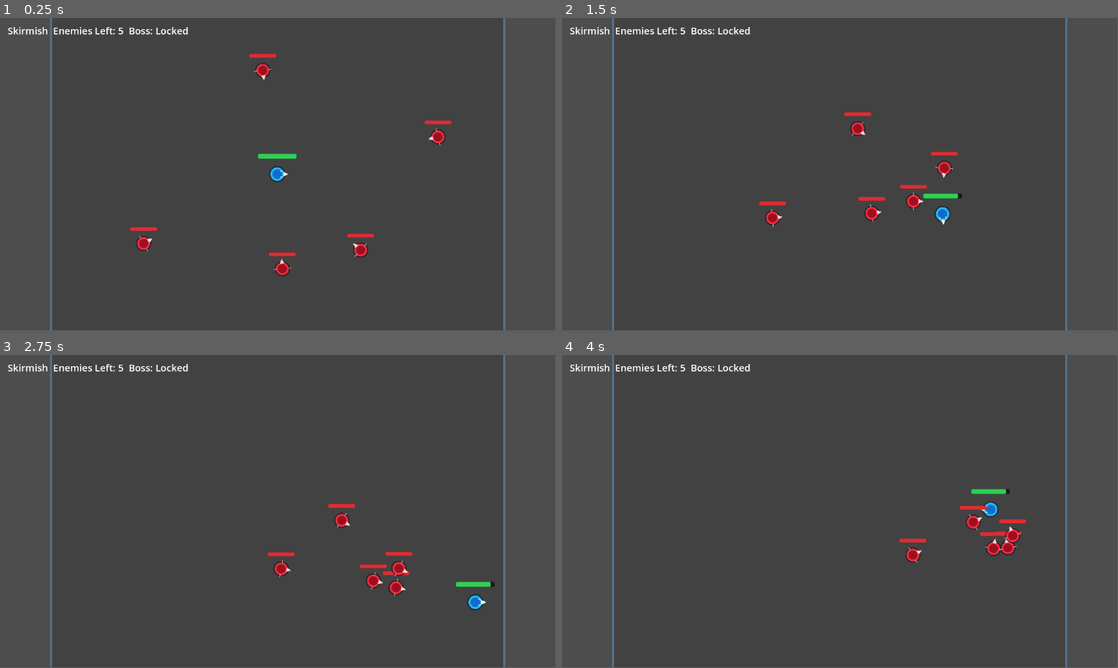
Above: before the commit, frames 1-4 (two rows, left to right).
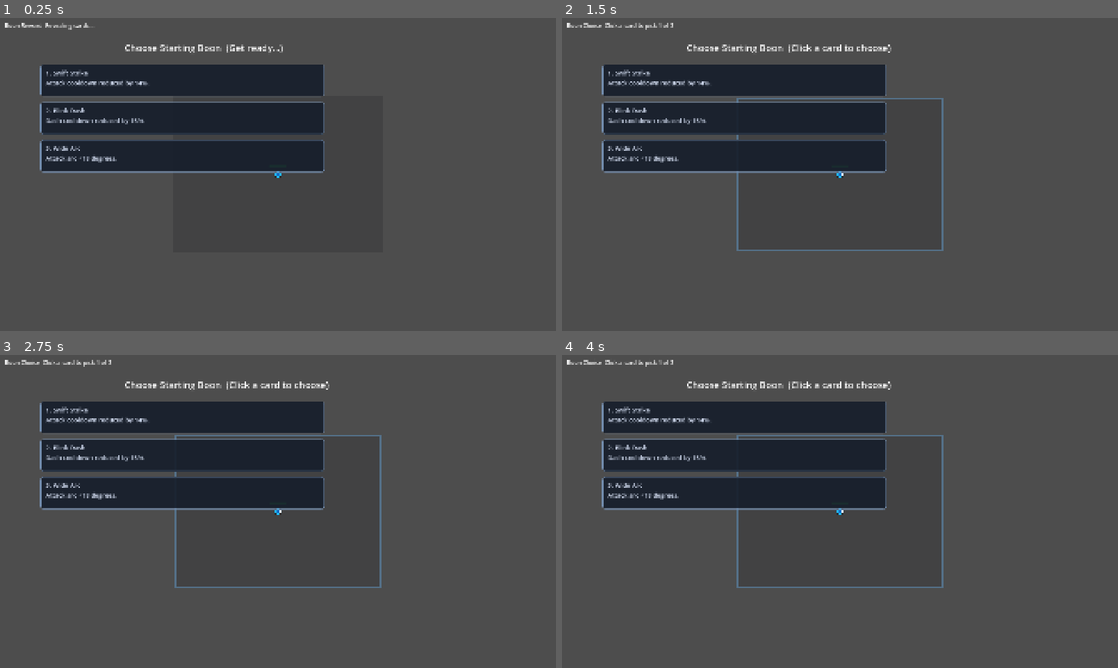
Above: after the commit, the same moments.

Repository: Excellund/AbyssalDescent
Game: Godot game, scene res://scenes/Main.tscn
The game is run twice, just before and just after one commit, with the same random seed, the same clock (stepped at 60 frames per second) and the same inputs.
Inputs (mouse positions are in pixels of both pictures, inside the frame that each line leads up to):
- Up to frame 1 (0.25 s): no input
- Up to frame 2 (1.5 s): tap A (move_left) at 0.5, 1.25 s; move the mouse to (962, 158) at 0.52 s; hold D (move_right) 0.53-1.28 s; click (962, 158) at 0.6 s; tap Space (dash) at 0.8, 1.35 s; move the mouse to (728, 190) at 1.27 s; hold S (move_down) from 1.28 s (still down)
- Up to frame 3 (2.75 s): click (166, 527) at 1.55 s; tap A (move_left) at 2 s; move the mouse to (333, 442) at 2.02 s; release S (move_down) at 2.03 s; hold D (move_right) from 2.03 s (still down); click (333, 442) at 2.1 s; tap Space (dash) at 2.3 s
- Up to frame 4 (4 s): tap A (move_left) at 2.75, 3.5 s; move the mouse to (812, 574) at 2.77 s; release D (move_right) at 2.78 s; hold W (move_up) 2.78-3.53 s; tap Space (dash) at 2.85, 3.8 s; click (812, 574) at 3.05 s; move the mouse to (1006, 558) at 3.52 s; hold A (move_left) from 3.53 s (still down); tap E (interact) at 3.6 s
In our replay, the window is 799x449 before the commit and 800x450 after it. These sizes can differ from the game's own. Grey fills any space a smaller window leaves; there, only what the larger window draws over its background counts as a difference.

The runs differ from the first frame. In frame 1, 18% of the frame differs, in the area x 0-91%, y 0-100%; in frame 2, 19%; in frame 3, 19%; in frame 4, 19%.

Commit message:
feat: add boons, camera fixes, and 1080p settings

Diff:
--- a/project.godot
+++ b/project.godot
@@ -14,6 +14,13 @@
 run/main_scene="uid://duxot7tpxkfg6"
 config/features=PackedStringArray("4.6", "GL Compatibility")
 config/icon="res://icon.svg"
+
+[display]
+
+window/size/viewport_width=1920
+window/size/viewport_height=1080
+window/stretch/mode="canvas_items"
+window/stretch/aspect="expand"
 
 [input]
 
--- a/scripts/player.gd
+++ b/scripts/player.gd
@@ -187,6 +187,28 @@
 func is_dead() -> bool:
 	return health_state.is_dead()
 
+func apply_boon(boon_id: String) -> void:
+	match boon_id:
+		"swift_strike":
+			attack_cooldown = maxf(0.08, attack_cooldown * 0.86)
+		"heavy_blow":
+			attack_damage += 8
+		"wide_arc":
+			attack_arc_degrees = clampf(attack_arc_degrees + 18.0, 60.0, 240.0)
+		"long_reach":
+			attack_range += 14.0
+		"fleet_foot":
+			max_speed += 18.0
+		"blink_dash":
+			dash_cooldown = maxf(0.12, dash_cooldown * 0.85)
+		"iron_skin":
+			if health_state != null:
+				health_state.max_health += 20
+				health_state.set_health(health_state.current_health + 20)
+				max_health = health_state.max_health
+		_:
+			pass
+
 func _perform_melee_attack(attack_direction: Vector2) -> bool:
 	var did_hit := false
 	var max_angle_radians := deg_to_rad(attack_arc_degrees * 0.5)
--- a/scripts/player_camera.gd
+++ b/scripts/player_camera.gd
@@ -12,12 +12,17 @@
 @export var velocity_deadzone: float = 24.0
 @export var mouse_deadzone: float = 28.0
 @export var input_smoothing_speed: float = 14.0
+@export var zoom_lerp_speed: float = 10.0
+@export var min_zoom: float = 0.75
+@export var max_zoom: float = 3.0
+@export var visible_edge_margin: float = 10.0
 
 var target_body: CharacterBody2D
 var smoothed_velocity_offset: Vector2 = Vector2.ZERO
 var smoothed_mouse_offset: Vector2 = Vector2.ZERO
 var camera_mode: int = MODE_FOLLOW
 var static_center_global: Vector2 = Vector2.ZERO
+var target_zoom: Vector2 = Vector2.ONE
 
 func _ready() -> void:
 	target_body = get_parent() as CharacterBody2D
@@ -27,6 +32,7 @@
 	if is_instance_valid(target_body):
 		global_position = target_body.global_position
 		static_center_global = global_position
+	target_zoom = zoom
 	make_current()
 
 func _physics_process(delta: float) -> void:
@@ -58,6 +64,9 @@
 
 	var blend := 1.0 - exp(-position_lerp_speed * delta)
 	global_position = global_position.lerp(desired_position, blend)
+	var zoom_blend := 1.0 - exp(-zoom_lerp_speed * delta)
+	zoom = zoom.lerp(target_zoom, zoom_blend)
+	_ensure_target_visible()
 
 func set_follow_mode() -> void:
 	camera_mode = MODE_FOLLOW
@@ -67,7 +76,68 @@
 	static_center_global = center_global
 
 func set_world_bounds(bounds_rect: Rect2) -> void:
-	limit_left = int(floor(bounds_rect.position.x))
-	limit_top = int(floor(bounds_rect.position.y))
-	limit_right = int(ceil(bounds_rect.position.x + bounds_rect.size.x))
-	limit_bottom = int(ceil(bounds_rect.position.y + bounds_rect.size.y))
+	var viewport_size := get_viewport_rect().size
+	if viewport_size.x <= 0.0 or viewport_size.y <= 0.0:
+		return
+
+	var fit_zoom := maxf(bounds_rect.size.x / viewport_size.x, bounds_rect.size.y / viewport_size.y)
+	fit_zoom = clampf(fit_zoom, min_zoom, max_zoom)
+	target_zoom = Vector2(fit_zoom, fit_zoom)
+
+	var half_view := viewport_size * 0.5 * fit_zoom
+	var left := bounds_rect.position.x + half_view.x
+	var right := bounds_rect.position.x + bounds_rect.size.x - half_view.x
+	if left > right:
+		var center_x := bounds_rect.position.x + bounds_rect.size.x * 0.5
+		left = center_x
+		right = center_x
+
+	var top := bounds_rect.position.y + half_view.y
+	var bottom := bounds_rect.position.y + bounds_rect.size.y - half_view.y
+	if top > bottom:
+		var center_y := bounds_rect.position.y + bounds_rect.size.y * 0.5
+		top = center_y
+		bottom = center_y
+
+	limit_left = int(floor(left))
+	limit_right = int(ceil(right))
+	limit_top = int(floor(top))
+	limit_bottom = int(ceil(bottom))
+
+func _ensure_target_visible() -> void:
+	if not is_instance_valid(target_body):
+		return
+
+	var viewport_size := get_viewport_rect().size
+	if viewport_size.x <= 0.0 or viewport_size.y <= 0.0:
+		return
+
+	var half_view := viewport_size * 0.5 * zoom
+	var min_visible := global_position - half_view + Vector2.ONE * visible_edge_margin
+	var max_visible := global_position + half_view - Vector2.ONE * visible_edge_margin
+
+	var changed := false
+	if target_body.global_position.x < min_visible.x:
+		global_position.x = target_body.global_position.x + half_view.x - visible_edge_margin
+		changed = true
+	elif target_body.global_position.x > max_visible.x:
+		global_position.x = target_body.global_position.x - half_view.x + visible_edge_margin
+		changed = true
+
+	if target_body.global_position.y < min_visible.y:
+		global_position.y = target_body.global_position.y + half_view.y - visible_edge_margin
+		changed = true
+	elif target_body.global_position.y > max_visible.y:
+		global_position.y = target_body.global_position.y - half_view.y + visible_edge_margin
+		changed = true
+
+	if changed:
+		_clamp_to_limits()
+
+func _clamp_to_limits() -> void:
+	var min_x := minf(float(limit_left), float(limit_right))
+	var max_x := maxf(float(limit_left), float(limit_right))
+	var min_y := minf(float(limit_top), float(limit_bottom))
+	var max_y := maxf(float(limit_top), float(limit_bottom))
+	global_position.x = clampf(global_position.x, min_x, max_x)
+	global_position.y = clampf(global_position.y, min_y, max_y)
--- a/scripts/world_generator.gd
+++ b/scripts/world_generator.gd
@@ -19,6 +19,9 @@
 @export var door_distance_from_center: float = 290.0
 @export var door_use_radius: float = 72.0
 @export var camera_room_margin: Vector2 = Vector2(160.0, 120.0)
+@export var boon_choice_count: int = 3
+@export var camera_player_margin: float = 18.0
+@export var boon_reveal_duration: float = 0.22
 
 var player: Node2D
 var player_camera: Camera2D
@@ -33,22 +36,49 @@
 var choosing_next_room: bool = false
 var run_cleared: bool = false
 
+var boon_selection_active: bool = false
+var boon_title_text: String = ""
+var boon_choices: Array[Dictionary] = []
+var pending_initial_boon: bool = false
+var boons_taken: Array[String] = []
+var boon_confirm_lock_time: float = 0.0
+var boon_hovered_index: int = -1
+var boon_reveal_time: float = 0.0
+
 var current_room_size: Vector2 = Vector2.ZERO
 var current_room_static_camera: bool = true
 var current_room_label: String = ""
 var door_options: Array[Dictionary] = []
+
+var boon_layer: CanvasLayer
+var boon_title_label: Label
+var boon_card_panels: Array[Panel] = []
+var boon_card_labels: Array[Label] = []
+var boon_card_rects: Array[Rect2] = []
 
 func _ready() -> void:
 	rng.randomize()
 	player = get_node_or_null(player_path) as Node2D
 	if is_instance_valid(player):
 		player_camera = player.get_node_or_null("Camera2D") as Camera2D
-	_begin_room(_build_skirmish_profile(room_depth))
+
+	current_room_size = room_base_size
+	current_room_label = "Starting Chamber"
+	_apply_camera_bounds_for_room(current_room_size)
 	_create_hud()
+	_create_boon_ui()
+	_open_boon_selection("Choose Starting Boon", true)
 	queue_redraw()
 
-func _process(_delta: float) -> void:
+func _process(delta: float) -> void:
+	if boon_selection_active:
+		_update_boon_selection_input(delta)
+		_update_hud()
+		queue_redraw()
+		return
+
 	_keep_player_inside_current_room()
+	_keep_player_inside_camera_view()
 	_try_use_door()
 	_update_encounter_state()
 	_update_camera_mode()
@@ -64,6 +94,22 @@
 	player.global_position.x = clampf(player.global_position.x, -half.x, half.x)
 	player.global_position.y = clampf(player.global_position.y, -half.y, half.y)
 
+func _keep_player_inside_camera_view() -> void:
+	if not is_instance_valid(player):
+		return
+	if not is_instance_valid(player_camera):
+		return
+	var viewport_size := get_viewport().get_visible_rect().size
+	if viewport_size.x <= 0.0 or viewport_size.y <= 0.0:
+		return
+
+	var half_view := viewport_size * 0.5 * player_camera.zoom
+	var min_visible := player_camera.global_position - half_view + Vector2.ONE * camera_player_margin
+	var max_visible := player_camera.global_position + half_view - Vector2.ONE * camera_player_margin
+
+	player.global_position.x = clampf(player.global_position.x, min_visible.x, max_visible.x)
+	player.global_position.y = clampf(player.global_position.y, min_visible.y, max_visible.y)
+
 func _update_encounter_state() -> void:
 	if choosing_next_room or run_cleared:
 		return
@@ -81,7 +127,7 @@
 	room_depth += 1
 	if rooms_cleared >= encounter_count:
 		boss_unlocked = true
-	_spawn_door_options()
+	_open_boon_selection("Choose Boon Reward", false)
 
 func _spawn_door_options() -> void:
 	door_options.clear()
@@ -226,14 +272,13 @@
 		return
 	if not player_camera.has_method("set_world_bounds"):
 		return
-	var padded := room_size + camera_room_margin * 2.0
-	var rect := Rect2(-padded * 0.5, padded)
+	var rect := Rect2(-room_size * 0.5, room_size)
 	player_camera.call("set_world_bounds", rect)
 
 func _update_camera_mode() -> void:
 	if not is_instance_valid(player_camera):
 		return
-	if choosing_next_room:
+	if boon_selection_active or choosing_next_room:
 		if player_camera.has_method("set_static_mode"):
 			player_camera.call("set_static_mode", Vector2.ZERO)
 		return
@@ -274,22 +319,224 @@
 	layer.add_child(hud_label)
 	_update_hud()
 
+func _create_boon_ui() -> void:
+	boon_layer = CanvasLayer.new()
+	boon_layer.layer = 130
+	add_child(boon_layer)
+
+	boon_title_label = Label.new()
+	boon_title_label.position = Vector2(430.0, 80.0)
+	boon_title_label.add_theme_font_size_override("font_size", 32)
+	boon_layer.add_child(boon_title_label)
+
+	boon_card_panels.clear()
+	boon_card_labels.clear()
+	boon_card_rects.clear()
+	for i in range(boon_choice_count):
+		var panel := Panel.new()
+		panel.position = Vector2(140.0, 160.0 + i * 130.0)
+		panel.custom_minimum_size = Vector2(980.0, 112.0)
+		boon_layer.add_child(panel)
+
+		var option_label := Label.new()
+		option_label.position = Vector2(18.0, 14.0)
+		option_label.add_theme_font_size_override("font_size", 22)
+		panel.add_child(option_label)
+
+		boon_card_panels.append(panel)
+		boon_card_labels.append(option_label)
+		boon_card_rects.append(Rect2(panel.position, panel.custom_minimum_size))
+
+	boon_layer.visible = false
+
+func _open_boon_selection(title: String, is_initial: bool) -> void:
+	boon_selection_active = true
+	pending_initial_boon = is_initial
+	boon_title_text = title
+	boon_choices = _roll_boon_choices(boon_choice_count)
+	boon_confirm_lock_time = boon_reveal_duration + 0.08
+	boon_reveal_time = 0.0
+	boon_hovered_index = -1
+	_apply_boon_card_styles(-1)
+	_set_combat_paused(true)
+	_refresh_boon_ui()
+
+func _update_boon_selection_input(delta: float) -> void:
+	if boon_choices.is_empty():
+		return
+
+	if boon_confirm_lock_time > 0.0:
+		boon_confirm_lock_time = maxf(0.0, boon_confirm_lock_time - delta)
+		boon_reveal_time += delta
+		_update_boon_reveal_visuals()
+		return
+
+	_update_boon_hover()
+	if Input.is_action_just_pressed("attack"):
+		if boon_hovered_index >= 0 and boon_hovered_index < boon_choices.size():
+			_confirm_selected_boon(boon_hovered_index)
+
+func _confirm_selected_boon(choice_index: int) -> void:
+	if boon_choices.is_empty():
+		return
+	if choice_index < 0 or choice_index >= boon_choices.size():
+		return
+	var picked := boon_choices[choice_index]
+	_apply_boon_to_player(String(picked["id"]))
+	boons_taken.append(String(picked["name"]))
+
+	boon_selection_active = false
+	boon_choices.clear()
+	boon_layer.visible = false
+	_set_combat_paused(false)
+
+	if pending_initial_boon:
+		pending_initial_boon = false
+		_begin_room(_build_skirmish_profile(room_depth))
+		return
+
+	_spawn_door_options()
+
+func _apply_boon_to_player(boon_id: String) -> void:
+	if not is_instance_valid(player):
+		return
+	if player.has_method("apply_boon"):
+		player.call("apply_boon", boon_id)
+
+func _get_boon_pool() -> Array[Dictionary]:
+	return [
+		{"id": "swift_strike", "name": "Swift Strike", "desc": "Attack cooldown reduced by 14%."},
+		{"id": "heavy_blow", "name": "Heavy Blow", "desc": "Attack damage +8."},
+		{"id": "wide_arc", "name": "Wide Arc", "desc": "Attack arc +18 degrees."},
+		{"id": "long_reach", "name": "Long Reach", "desc": "Attack range +14."},
+		{"id": "fleet_foot", "name": "Fleet Foot", "desc": "Move speed +18."},
+		{"id": "blink_dash", "name": "Blink Dash", "desc": "Dash cooldown reduced by 15%."},
+		{"id": "iron_skin", "name": "Iron Skin", "desc": "Max health +20 and heal +20."}
+	]
+
+func _roll_boon_choices(choice_count: int) -> Array[Dictionary]:
+	var pool := _get_boon_pool()
+	var available := pool.duplicate(true)
+	var picks: Array[Dictionary] = []
+	for _i in range(mini(choice_count, available.size())):
+		var index := rng.randi_range(0, available.size() - 1)
+		picks.append(available[index])
+		available.remove_at(index)
+	return picks
+
+func _refresh_boon_ui() -> void:
+	if boon_layer == null:
+		return
+	boon_layer.visible = true
+	boon_title_label.text = "%s  (Cards reveal in...)" % boon_title_text
+
+	for i in range(boon_card_labels.size()):
+		var panel := boon_card_panels[i]
+		var label := boon_card_labels[i]
+		if i >= boon_choices.size():
+			label.text = ""
+			panel.visible = false
+			continue
+		panel.visible = true
+		var boon := boon_choices[i]
+		label.text = "%d. %s\n%s" % [i + 1, boon["name"], boon["desc"]]
+		label.modulate = Color(0.82, 0.86, 0.94, 0.95)
+
+	_update_boon_reveal_visuals()
+
+func _update_boon_hover() -> void:
+	if boon_layer == null:
+		return
+	var mouse_pos := get_viewport().get_mouse_position()
+	var hovered := -1
+	for i in range(boon_choices.size()):
+		if i >= boon_card_rects.size():
+			continue
+		if boon_card_rects[i].has_point(mouse_pos):
+			hovered = i
+			break
+
+	if hovered == boon_hovered_index:
+		return
+	boon_hovered_index = hovered
+	_apply_boon_card_styles(boon_hovered_index)
+
+func _apply_boon_card_styles(hovered_index: int) -> void:
+	for i in range(boon_card_panels.size()):
+		var panel := boon_card_panels[i]
+		var style := StyleBoxFlat.new()
+		if i == hovered_index and boon_confirm_lock_time <= 0.0:
+			style.bg_color = Color(0.18, 0.24, 0.34, 0.95)
+			style.border_color = Color(0.92, 0.97, 1.0, 0.95)
+			style.border_width_left = 4
+			style.border_width_top = 4
+			style.border_width_right = 4
+			style.border_width_bottom = 4
+		else:
+			style.bg_color = Color(0.09, 0.12, 0.17, 0.92)
+			style.border_color = Color(0.45, 0.55, 0.68, 0.88)
+			style.border_width_left = 2
+			style.border_width_top = 2
+			style.border_width_right = 2
+			style.border_width_bottom = 2
+		style.corner_radius_top_left = 8
+		style.corner_radius_top_right = 8
+		style.corner_radius_bottom_left = 8
+		style.corner_radius_bottom_right = 8
+		panel.add_theme_stylebox_override("panel", style)
+
+func _update_boon_reveal_visuals() -> void:
+	var reveal_t := clampf(boon_reveal_time / maxf(0.001, boon_reveal_duration), 0.0, 1.0)
+	for i in range(boon_card_panels.size()):
+		if i >= boon_choices.size():
+			continue
+		var panel := boon_card_panels[i]
+		var label := boon_card_labels[i]
+		var delay := float(i) * 0.06
+		var local_t := clampf((reveal_t - delay) / 0.6, 0.0, 1.0)
+		var eased := 1.0 - pow(1.0 - local_t, 3.0)
+		panel.modulate = Color(1.0, 1.0, 1.0, eased)
+		panel.scale = Vector2(0.94 + 0.06 * eased, 0.94 + 0.06 * eased)
+		label.modulate.a = eased
+
+	if boon_confirm_lock_time <= 0.0:
+		boon_title_label.text = "%s  (Click a card to choose)" % boon_title_text
+	else:
+		boon_title_label.text = "%s  (Get ready...)" % boon_title_text
+
+func _set_combat_paused(paused: bool) -> void:
+	if is_instance_valid(player):
+		if player is CharacterBody2D:
+			(player as CharacterBody2D).velocity = Vector2.ZERO
+		player.set_physics_process(not paused)
+	for enemy in get_tree().get_nodes_in_group("enemies"):
+		if enemy is Node:
+			(enemy as Node).set_physics_process(not paused)
+			(enemy as Node).set_process(not paused)
+
 func _update_hud() -> void:
 	if hud_label == null:
 		return
 	if run_cleared:
-		hud_label.text = "Run Clear"
+		hud_label.text = "Run Clear  Boons: %d" % boons_taken.size()
+		return
+
+	if boon_selection_active:
+		if boon_confirm_lock_time > 0.0:
+			hud_label.text = "Boon Reward  Revealing cards..."
+		else:
+			hud_label.text = "Boon Choice  Click a card to pick 1 of %d" % boon_choice_count
 		return
 
 	if choosing_next_room:
 		var prompt := "Choose Door [E]"
 		if boss_unlocked:
 			prompt = "Choose Door [E]  (Boss Available)"
-		hud_label.text = "%s  Rooms Cleared: %d/%d\nIcon Key: + = Skirmish   >< = Onslaught   Crown = Boss" % [prompt, rooms_cleared, encounter_count]
+		hud_label.text = "%s  Rooms Cleared: %d/%d\nIcon Key: + = Skirmish   >< = Onslaught   Crown = Boss   Boons: %d" % [prompt, rooms_cleared, encounter_count, boons_taken.size()]
 		return
 
 	var boss_text := "Unlocked" if boss_unlocked else "Locked"
-	hud_label.text = "%s  Enemies Left: %d  Boss: %s" % [current_room_label, active_room_enemy_count, boss_text]
+	hud_label.text = "%s  Enemies Left: %d  Boss: %s  Boons: %d" % [current_room_label, active_room_enemy_count, boss_text, boons_taken.size()]
 
 func _draw() -> void:
 	if current_room_size == Vector2.ZERO:
